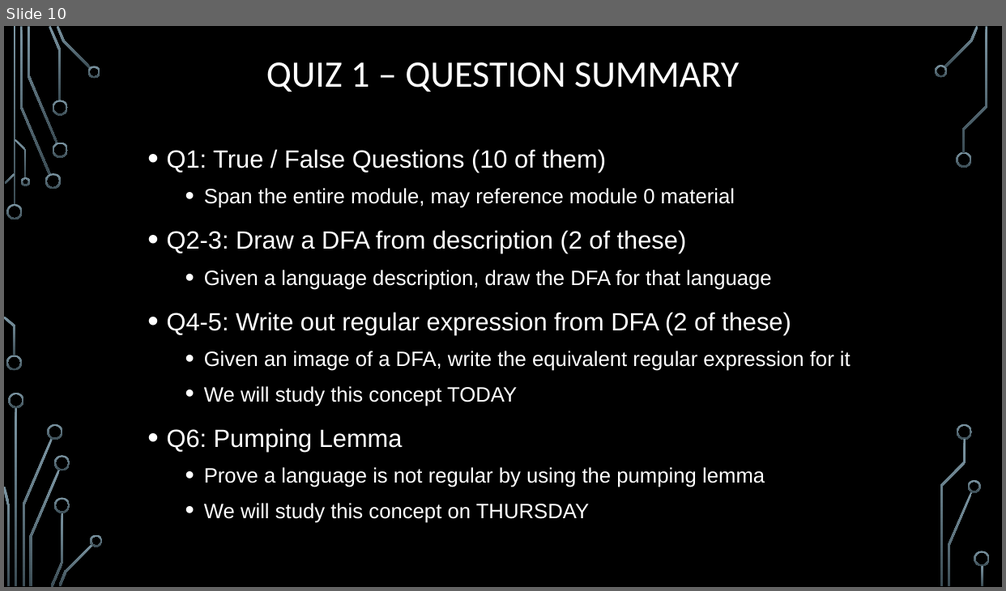
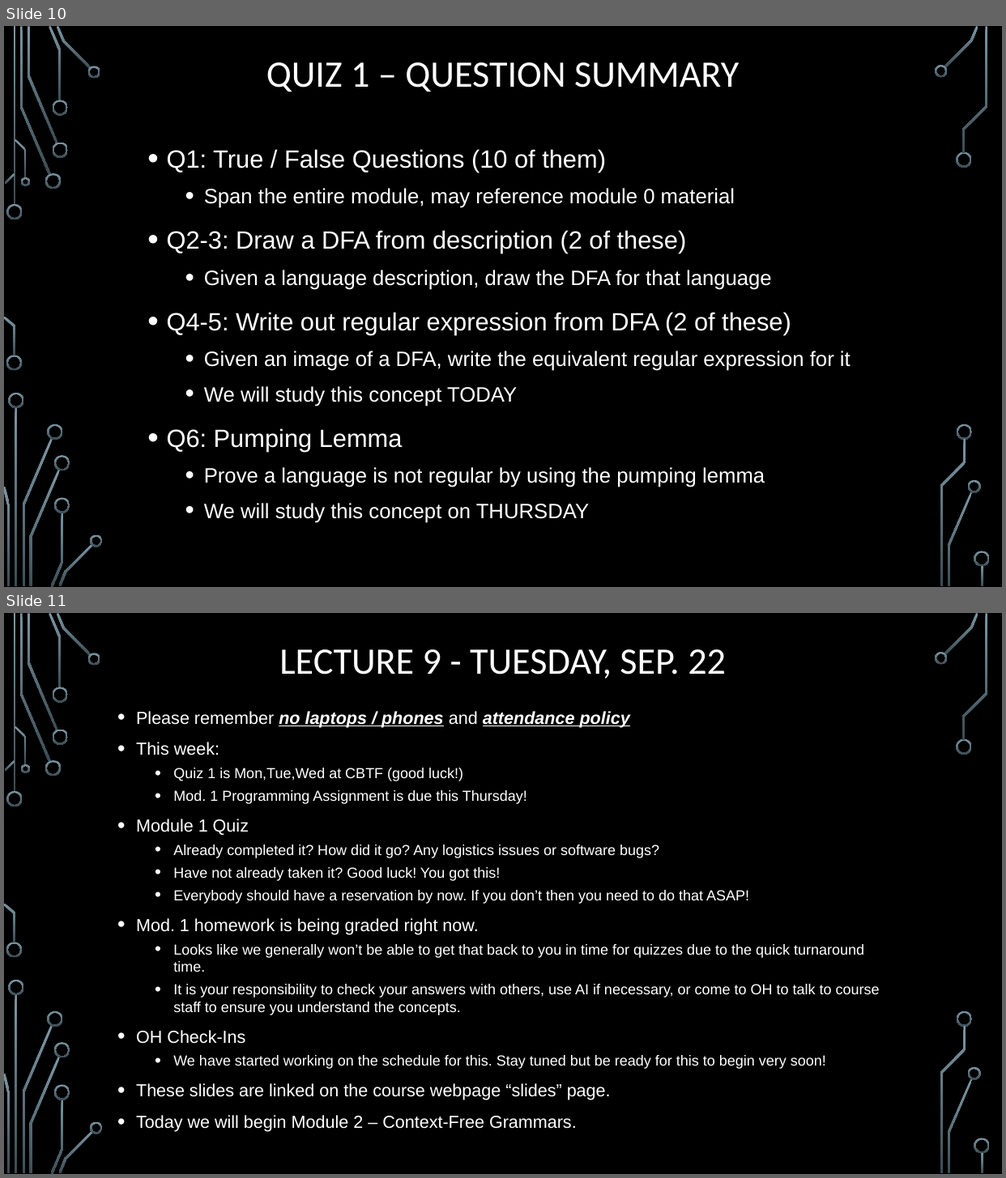
Before and after one commit to markfloryan/dmt2, a slide deck: slides/00-DailyAnnouncements.pptx. Shown one above the other, each under a label of ours: slide 10 before the commit, slides 10 and 11 after it. The pictures are 1006x591 and 1006x1178 pixels, drawn with LibreOffice and Linux fonts; fonts in the diff are those of the drawing; background and template pictures are left out. Boxes give left, top, right and bottom in pixels: in the first picture for what was removed or moved away, otherwise in the second. Text is boxed around its words. In the diff, an @@ line names an element or a change of style, - is before the commit and + after.

```diff
--- a/slides/00-DailyAnnouncements.pptx
+++ b/slides/00-DailyAnnouncements.pptx
@@ slide 11 added at bbox=[4, 613, 1002, 1174], background picture (left out); not listed: 36 template elements that a slide beside it also shows @@
@@ title added at bbox=[279, 649, 726, 679], 36 pt, text #FFFFFF @@
+LECTURE 9 - TUESDAY, SEP. 22
@@ text added at bbox=[136, 711, 880, 1132], 14 pt, text #FFFFFF @@
+• Please remember no laptops / phones and attendance policy
+• This week:
+  • Quiz 1 is Mon,Tue,Wed at CBTF (good luck!)
+  • Mod. 1 Programming Assignment is due this Thursday!
+• Module 1 Quiz
+  • Already completed it? How did it go? Any logistics issues or software bugs?
+  • Have not already taken it? Good luck! You got this!
+  • Everybody should have a reservation by now. If you don’t then you need to do that ASAP!
+• Mod. 1 homework is being graded right now.
+  • Looks like we generally won’t be able to get that back to you in time for quizzes due to the quick turnaround time.
+  • It is your responsibility to check your answers with others, use AI if necessary, or come to OH to talk to course staff to ensure you understand the concepts.
+• OH Check-Ins
+  • We have started working on the schedule for this. Stay tuned but be ready for this to begin very soon!
+• These slides are linked on the course webpage “slides” page.
+• Today we will begin Module 2 – Context-Free Grammars.
```
Also in this commit, not shown: 1 slide changed, 4 other files.
